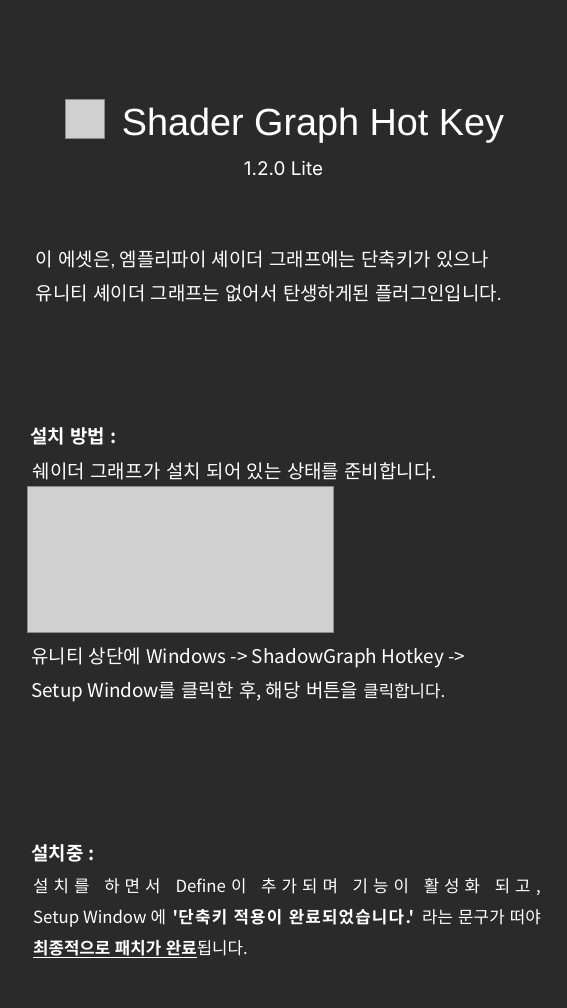
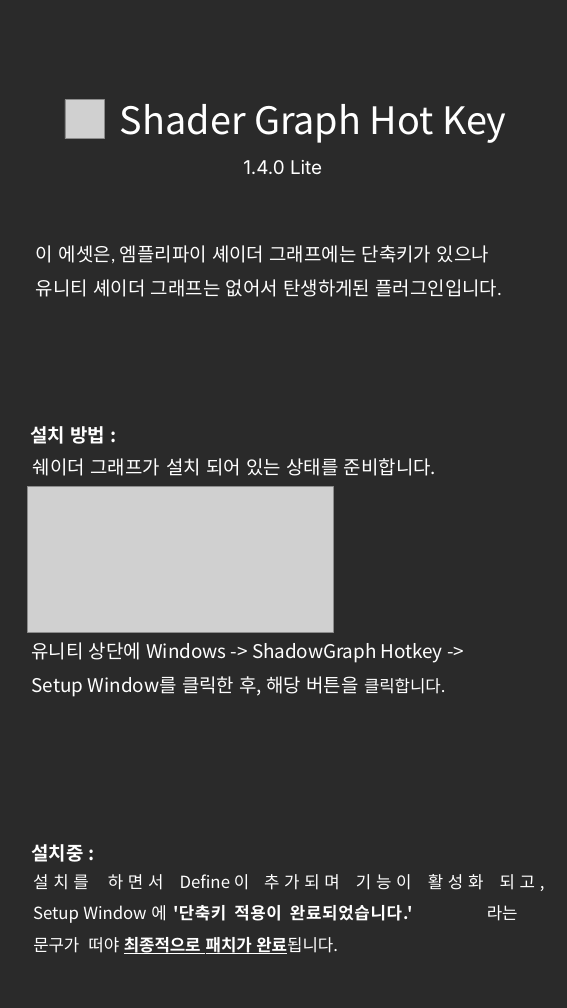
Before and after one commit to NK-Studio/ShaderGraphHotKey, a slide deck: slide 1 of Document KR.pptx. Drawn at 567x1008 pixels with LibreOffice and Linux fonts; fonts in the diff are those of the drawing; grey boxes stand for pictures. Boxes give left, top, right and bottom in pixels: in the first picture for what was removed or moved away, otherwise in the second. Text is boxed around its words. In the diff, an @@ line names an element or a change of style, - is before the commit and + after.

```diff
--- a/Document KR.pptx
+++ b/Document KR.pptx
@@ title "Shader Graph Hot Key" at bbox=[120, 104, 507, 143]: font Arial to Noto Sans CJK KR; letter spacing 0 to -0.1 pt in "Graph Hot Key"; alignment centre to left; indent changed; more space between paragraphs @@
@@ text "1.4.0 Lite": place and size @@
-text "1.4.0 Lite" at bbox=[36, 250, 502, 302]
+text "1.4.0 Lite" at bbox=[36, 160, 501, 297]
@@ text at bbox=[243, 160, 322, 174]: paragraph added @@
+1.4.0 Lite
@@ text removed at bbox=[244, 161, 323, 175] @@
-1.2.0 Lite
@@ text at bbox=[36, 245, 501, 297]: font Calibri to Noto Sans CJK KR in "이 에셋은, 엠플리파이 셰이더 그래프에는 단축키가 있으나 ..."; indent changed @@
@@ text "설치 방법 :" at bbox=[30, 426, 436, 476]: letter spacing 0.2 to 0.1 pt in "그래프가 설치"; more space between paragraphs; line spacing 1.5 to 1 @@
@@ text "유니티 상단에 Windows -> ShadowGraph ..." at bbox=[31, 642, 446, 697]: letter spacing -0.1 to 0 pt in "-> -> Window를"; letter spacing 0 to -0.1 pt in "ShadowGraph Hotkey Setup Window를 클릭합니다." @@
@@ text at bbox=[33, 874, 535, 954]: text changed @@
-설치를 하면서 Define이 추가되며 기능이 활성화 되고,
-Setup Window 에 '단축키 적용이 완료되었습니다.' 라는 문구가 떠야 최종적으로 패치가 완료됩니다.
+설 치 를 하 면 서 Define 이 추 가 되 며 기 능 이 활 성 화 되 고 ,
+Setup Window 에 '단축키 적용이 완료되었습니다.' 라는 문구가 떠야 최종적으로 패치가 완료됩니다.
```
Also in this commit, not shown: 5 other slides changed, 4 slides added, 2 other files.
